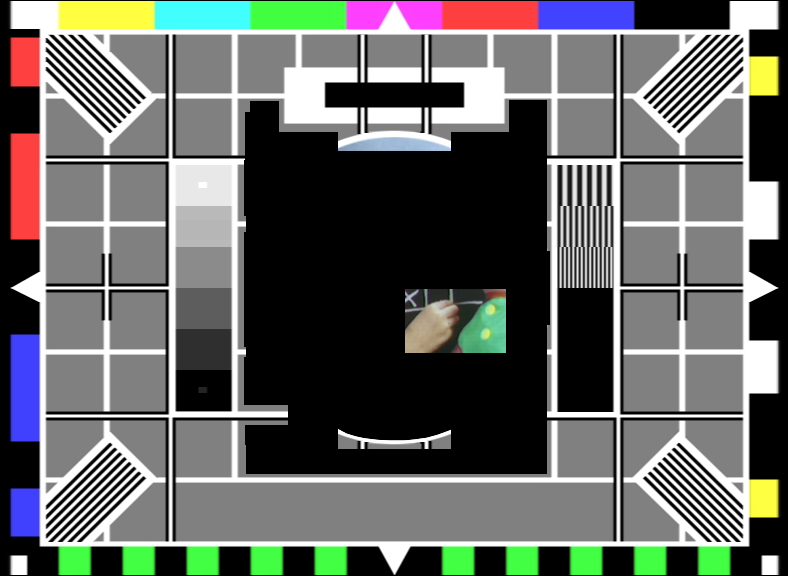
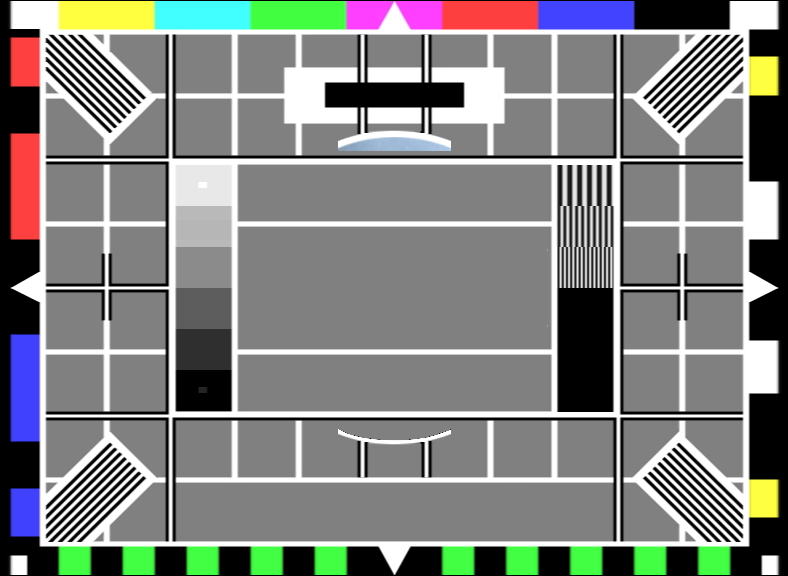
Layers edited between the first and the second 788 × 576 image:
painted on "TCFdigital copy #1" over [405, 289, 506, 353]
added layer "lowercircle" above "TCFdigital copy" over [338, 429, 451, 441]
painted on "TCFdigital copy" over [244, 100, 550, 478]
